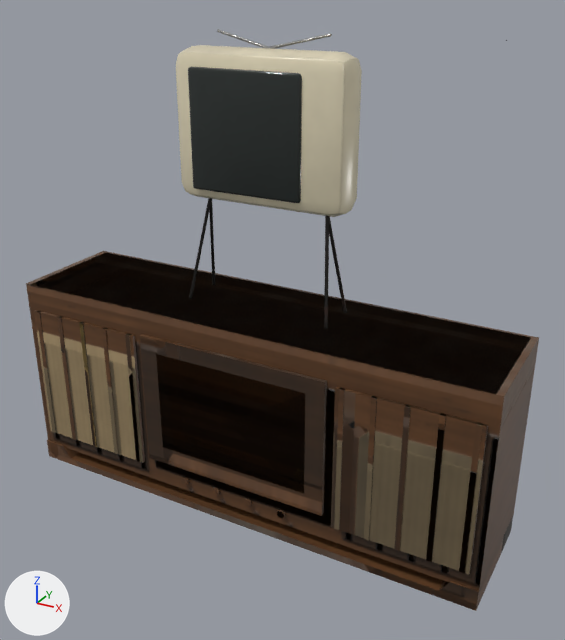
Two versions of the FBX model art/house/v2/fbx/H_TVConsole_WithTV.fbx, one commit apart.
Before and after are seen from a camera (50 mm lens) standing at (5.68, -9.63, 8.11) and looking at (0.38, 0.0, 3.3). Arrows for +X, +Y and +Z are at lower left; the lights stay in place. The older version comes first.

In view in the first picture: 'H_TVConsole_WithTV__H_TV', 'H_TVConsole_WithTV__H_TVConsole', 'H_TVConsole_WithTV__H_TV_Screen'.
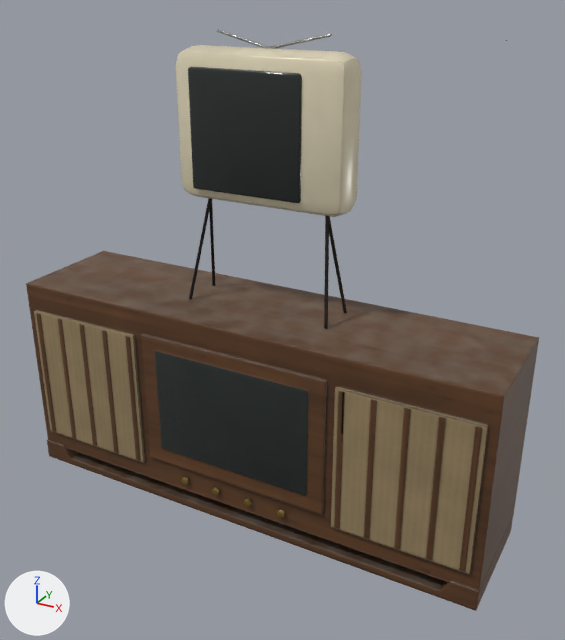
Changed parts and their boxes [x1, y1, x2, y2] in the pictures (565 x 640 px; the box of a moved part takes in the faces that stretch with it):
```json
{"object": "H_TVConsole_WithTV__H_TVConsole", "change": "reshaped, surface changed", "before": [26, 251, 539, 611], "after": [26, 251, 539, 611], "on screen": "lighter"}
{"part": 1, "of": "me_h_tvconsole", "change": "moved or reshaped", "before": [36, 311, 56, 433], "after": [36, 313, 56, 432]}
{"part": 2, "of": "me_h_tvconsole", "change": "moved or reshaped", "before": [57, 316, 76, 440], "after": [58, 319, 76, 438]}
{"part": 3, "of": "me_h_tvconsole", "change": "moved or reshaped", "before": [79, 322, 97, 447], "after": [79, 324, 97, 446]}
{"part": 4, "of": "me_h_tvconsole", "change": "moved or reshaped", "before": [102, 327, 118, 454], "after": [102, 330, 118, 453]}
{"part": 5, "of": "me_h_tvconsole", "change": "moved or reshaped", "before": [125, 333, 140, 462], "after": [125, 336, 140, 460]}
{"part": 6, "of": "me_h_tvconsole", "change": "moved or reshaped", "before": [334, 388, 345, 530], "after": [334, 391, 344, 528]}
{"part": 7, "of": "me_h_tvconsole", "change": "moved or reshaped", "before": [364, 396, 378, 540], "after": [364, 399, 377, 539]}
{"part": 8, "of": "me_h_tvconsole", "change": "moved or reshaped", "before": [394, 404, 412, 551], "after": [394, 408, 410, 549]}
{"part": 9, "of": "me_h_tvconsole", "change": "moved or reshaped", "before": [426, 413, 446, 562], "after": [426, 417, 446, 560]}
{"part": 10, "of": "me_h_tvconsole", "change": "moved or reshaped", "before": [459, 422, 483, 573], "after": [459, 426, 482, 572]}
{"part": 11, "of": "me_h_tvconsole", "change": "moved or reshaped", "before": [30, 252, 531, 395], "on screen": "not visible afterwards"}
{"part": 12, "of": "me_h_tvconsole", "change": "moved or reshaped", "before": [140, 334, 327, 516], "after": [140, 334, 327, 515]}
{"part": 13, "of": "me_h_tvconsole", "change": "surface changed", "before": [26, 251, 533, 611], "after": [26, 251, 533, 611], "on screen": "lighter"}
```

Edits to the scene script, one JSON object a line:
```json
{"block": "me_h_tvconsole", "where": "me_h_tvconsole.from_pydata(...)  # 360 vertices, 636 faces; spans x -4.0..4.0, y -1.01..1.01, z 0.0..3.4"}
{"block": "me_h_tvconsole", "where": "# used by ob_h_tvconsole_withtv__h_tvconsole; location = (0.0, 0.0, 0.0)"}
{"block": "me_h_tvconsole", "where": "# before: 24 (-1.6, -1.0, 0.75) at pixel (149, 457), 25 (1.6, -1.0, 0.75) at pixel (321, 516), 28 (-1.6, -1.0, 3.0) at pixel (139, 335), 29 (1.6, -1.0, 3.0) at pixel (324, 382)"}
{"block": "me_h_tvconsole", "change": "me_h_tvconsole part 1: the loose piece of 8 vertices spanning x -3.79..-3.71, y -1.0..-0.94, z 0.6..2.95 is scaled about its middle by (1, 1, 0.974)"}
{"block": "me_h_tvconsole", "change": "me_h_tvconsole part 2: the loose piece of 8 vertices spanning x -3.32..-3.24, y -1.0..-0.94, z 0.6..2.95 is scaled about its middle by (1, 1, 0.974)"}
{"block": "me_h_tvconsole", "change": "me_h_tvconsole part 3: the loose piece of 8 vertices spanning x -2.84..-2.76, y -1.0..-0.94, z 0.6..2.95 is scaled about its middle by (1, 1, 0.974)"}
{"block": "me_h_tvconsole", "change": "me_h_tvconsole part 4: the loose piece of 8 vertices spanning x -2.37..-2.29, y -1.0..-0.94, z 0.6..2.95 is scaled about its middle by (1, 1, 0.974)"}
{"block": "me_h_tvconsole", "change": "me_h_tvconsole part 5: the loose piece of 8 vertices spanning x -1.89..-1.81, y -1.0..-0.94, z 0.6..2.95 is scaled about its middle by (1, 1, 0.974)"}
{"block": "me_h_tvconsole", "change": "me_h_tvconsole part 6: the loose piece of 8 vertices spanning x 1.81..1.89, y -1.0..-0.94, z 0.6..2.95 is scaled about its middle by (1, 1, 0.974)"}
{"block": "me_h_tvconsole", "change": "me_h_tvconsole part 7: the loose piece of 8 vertices spanning x 2.29..2.37, y -1.0..-0.94, z 0.6..2.95 is scaled about its middle by (1, 1, 0.974)"}
{"block": "me_h_tvconsole", "change": "me_h_tvconsole part 8: the loose piece of 8 vertices spanning x 2.76..2.84, y -1.0..-0.94, z 0.6..2.95 is scaled about its middle by (1, 1, 0.974)"}
{"block": "me_h_tvconsole", "change": "me_h_tvconsole part 9: the loose piece of 8 vertices spanning x 3.24..3.32, y -1.0..-0.94, z 0.6..2.95 is scaled about its middle by (1, 1, 0.974)"}
{"block": "me_h_tvconsole", "change": "me_h_tvconsole part 10: the loose piece of 8 vertices spanning x 3.71..3.79, y -1.0..-0.94, z 0.6..2.95 is scaled about its middle by (1, 1, 0.974)"}
{"block": "me_h_tvconsole", "change": "me_h_tvconsole part 11: the loose piece of 8 vertices spanning x -3.9..3.9, y -0.94..0.96, z 3.38..3.4 is scaled about its middle by (1, 0.984, 0.7), then moved by (0.0, 0.01, 0.0)"}
{"block": "me_h_tvconsole", "change": "me_h_tvconsole part 12"}
{"op": "add", "block": "me_h_tvconsole", "code": "for i in [24, 25, 28, 29]: me_h_tvconsole.vertices[i].co += Vector((0.0, 0.02, 0.0))"}
{"block": "me_h_tvconsole", "change": "me_h_tvconsole part 13: texture (UV) coordinates of 515 of 636 faces, centred in x -4.0..4.0, y -1.01..1.01, z 0.0..3.4, changed; they spanned u 0.0..0.97, v 0.0..0.96 and now span u 0.0..0.99, v 0.0..0.97"}
```
